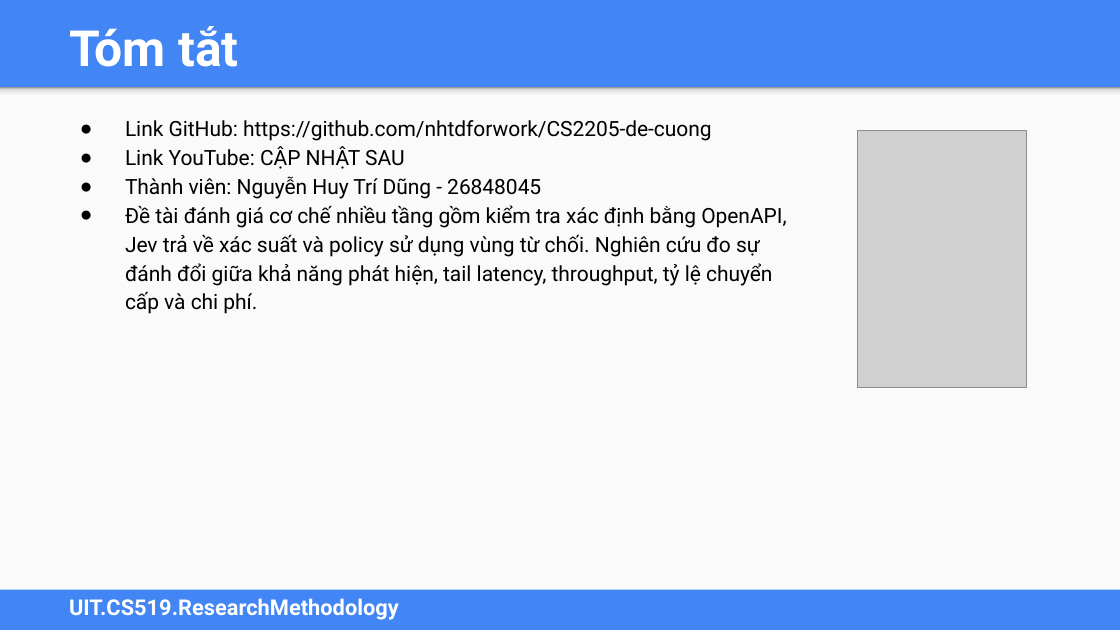
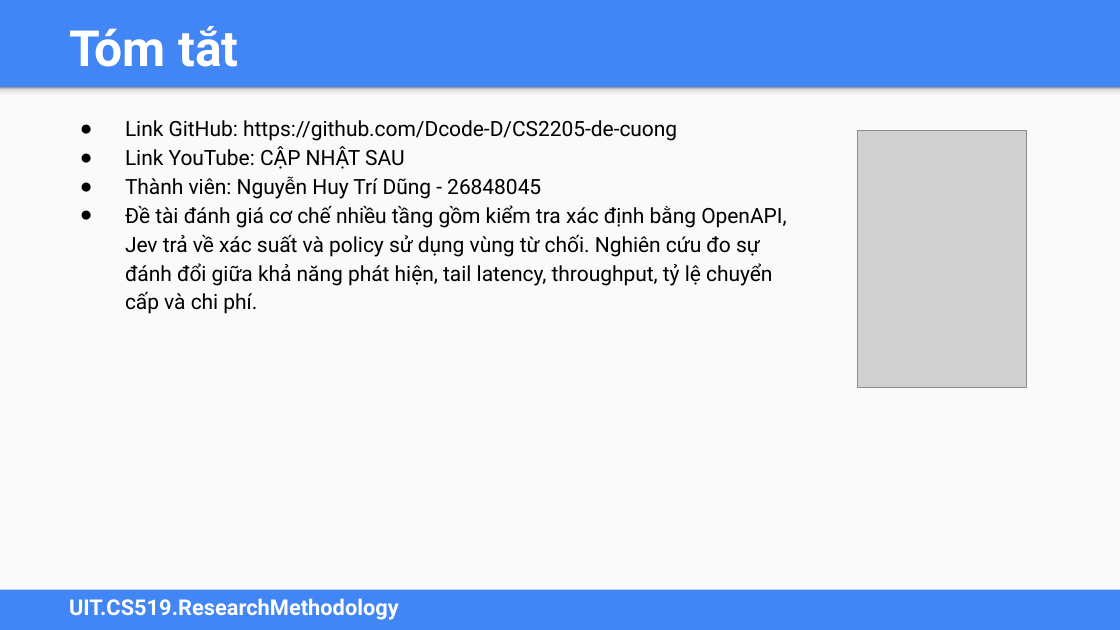
Before and after one commit to Dcode-D/CS2205-de-cuong, a slide deck: slide 4 of CS2205_API_Injection_DeCuong_Slides.pptx. Drawn at 1120x630 pixels with LibreOffice and Linux fonts; fonts in the diff are those of the drawing; grey boxes stand for pictures. Boxes give left, top, right and bottom in pixels: in the first picture for what was removed or moved away, otherwise in the second. Text is boxed around its words. In the diff, an @@ line names an element or a change of style, - is before the commit and + after.

```diff
--- a/CS2205_API_Injection_DeCuong_Slides.pptx
+++ b/CS2205_API_Injection_DeCuong_Slides.pptx
@@ text at (125,120,677,141): text changed @@
-● Link GitHub: https://github.com/nhtdforwork/CS2205-de-cuong
+● Link GitHub: https://github.com/Dcode-D/CS2205-de-cuong
```
Also in this commit, not shown: 1 other file.
